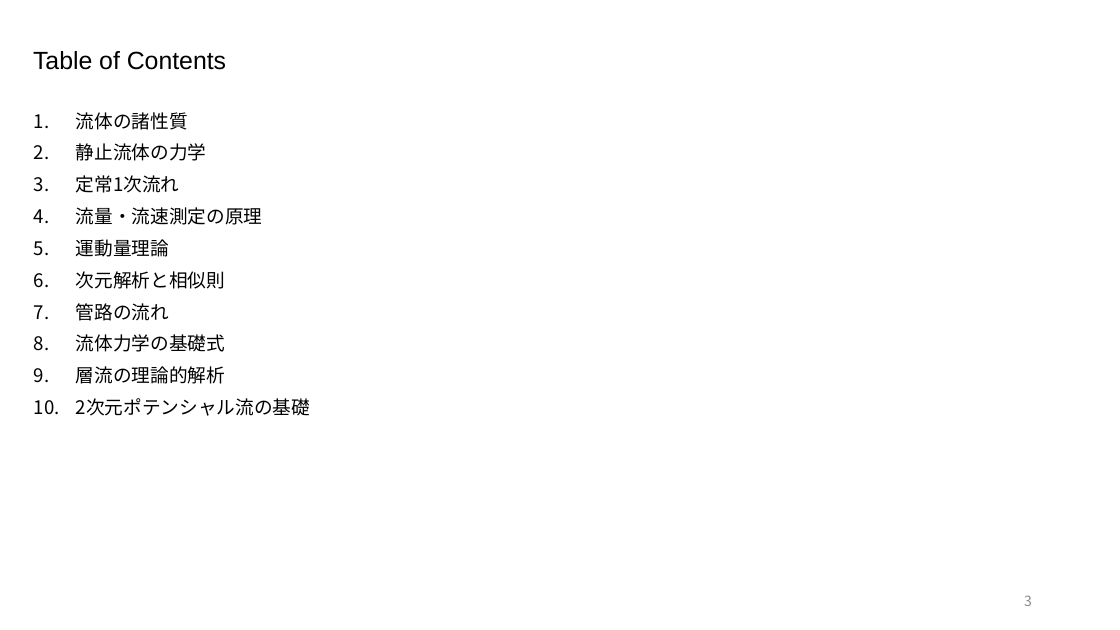
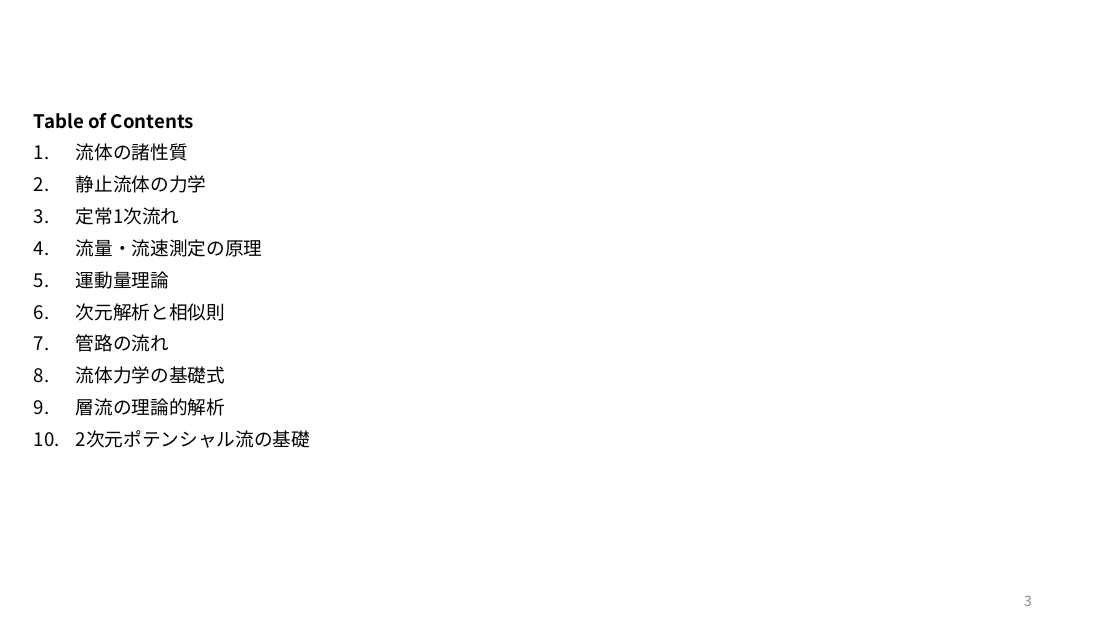
Before and after one commit to akmiccom/markdown_powerpoint, a slide deck: slide 3 of Basics_of_Fluid_Mechanics/Basics_of_Fluid_Mechanics.pptx. Drawn at 1120x630 pixels with LibreOffice and Linux fonts; fonts in the diff are those of the drawing; background and template pictures are left out. Boxes give left, top, right and bottom in pixels: in the first picture for what was removed or moved away, otherwise in the second. Text is boxed around its words. In the diff, an @@ line names an element or a change of style, - is before the commit and + after.

```diff
--- a/Basics_of_Fluid_Mechanics/Basics_of_Fluid_Mechanics.pptx
+++ b/Basics_of_Fluid_Mechanics/Basics_of_Fluid_Mechanics.pptx
@@ title removed at bbox=[33, 51, 226, 70] @@
-Table of Contents
@@ text at bbox=[34, 113, 194, 129]: paragraph added @@
+Table of Contents
```
Also in this commit, not shown: 14 other slides changed, 19 slides added, 9 slides removed, 2 other files.
